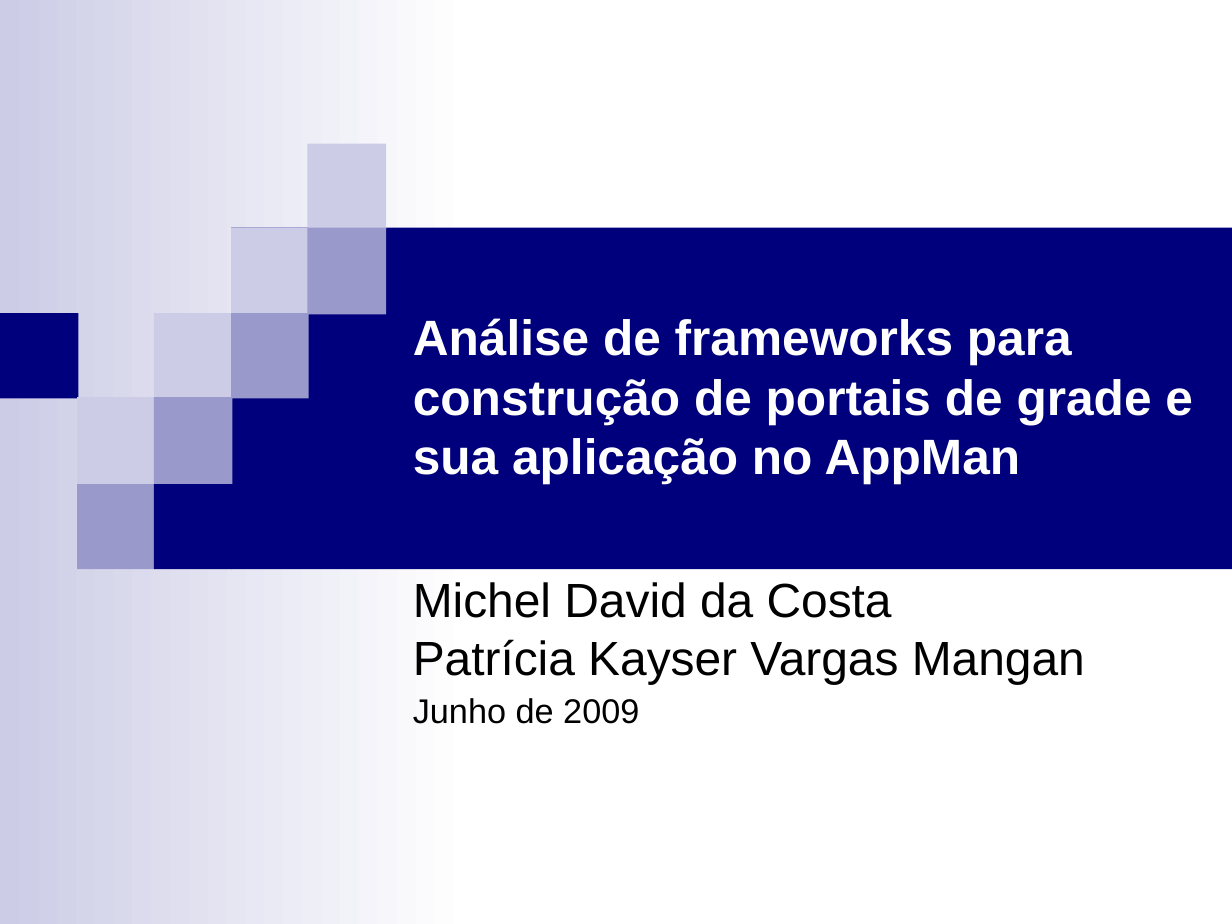
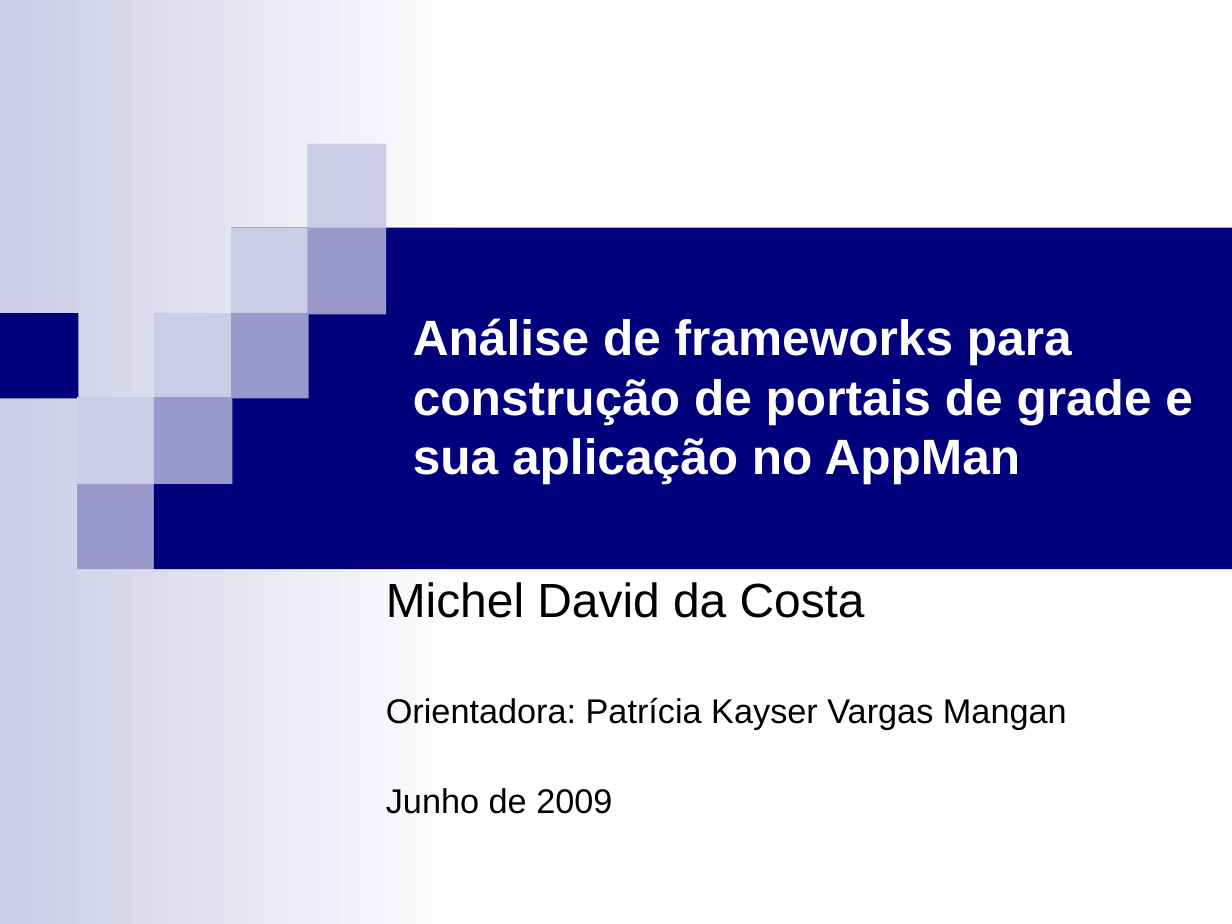
Before and after one commit to micheldavid/tcc-michel, a slide deck: slide 1 of Apresentação/Michel David da Costa - Apresentação.ppt. Drawn at 1232x924 pixels with LibreOffice and Linux fonts; fonts in the diff are those of the drawing. Boxes give left, top, right and bottom in pixels: in the first picture for what was removed or moved away, otherwise in the second. Text is boxed around its words. In the diff, an @@ line names an element or a change of style, - is before the commit and + after.

```diff
--- a/Apresentação/Michel David da Costa - Apresentação.ppt
+++ b/Apresentação/Michel David da Costa - Apresentação.ppt
@@ subtitle "Michel David da Costa": place and size @@
-subtitle "Michel David da Costa" at (413,582,1085,724)
+subtitle "Michel David da Costa" at (386,582,1067,814)
@@ subtitle at (386,697,1067,729): text changed; size 28 to 20 pt @@
-Patrícia Kayser Vargas Mangan
+Orientadora: Patrícia Kayser Vargas Mangan
```
Also in this commit, not shown: 8 other slides changed, 3 slides added.
